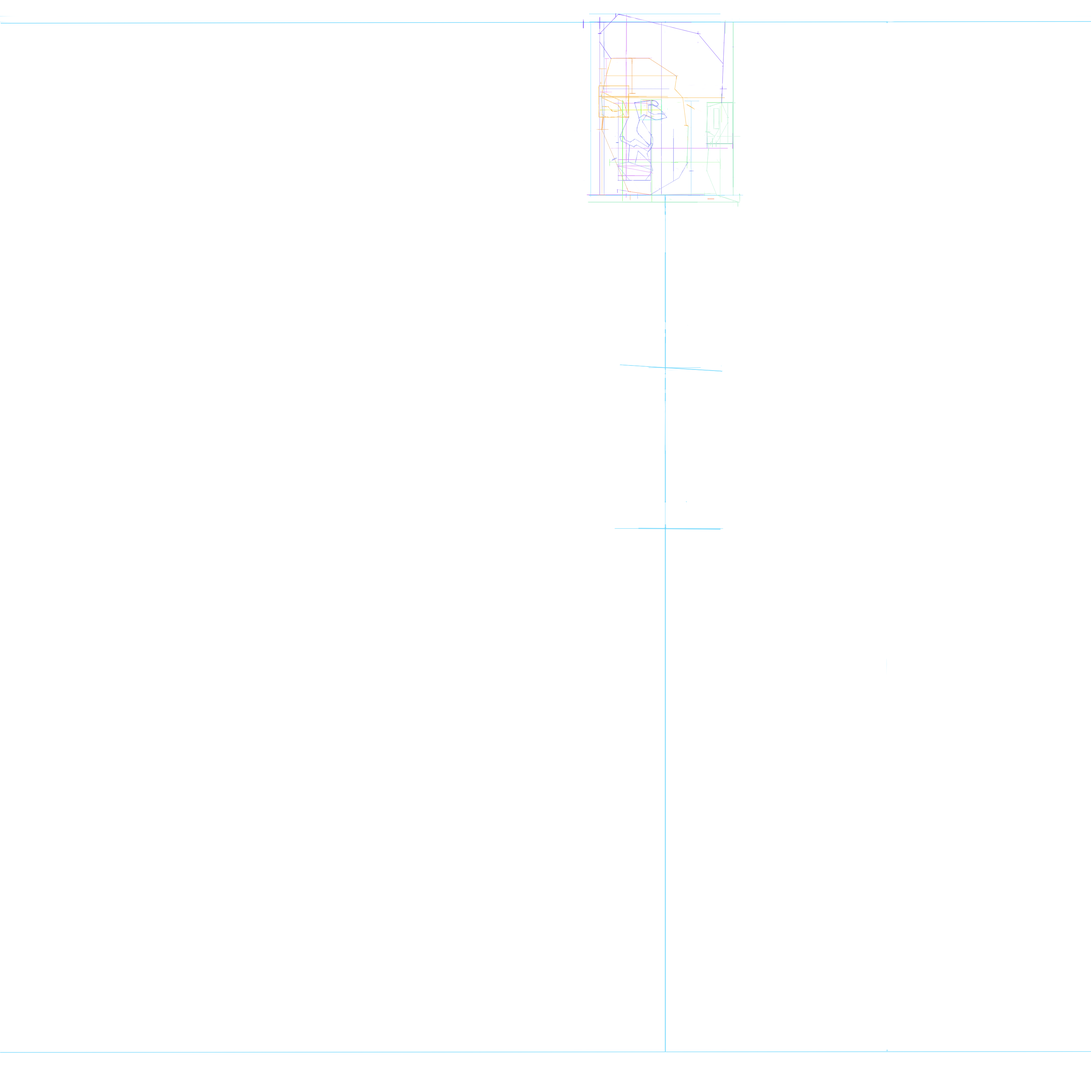
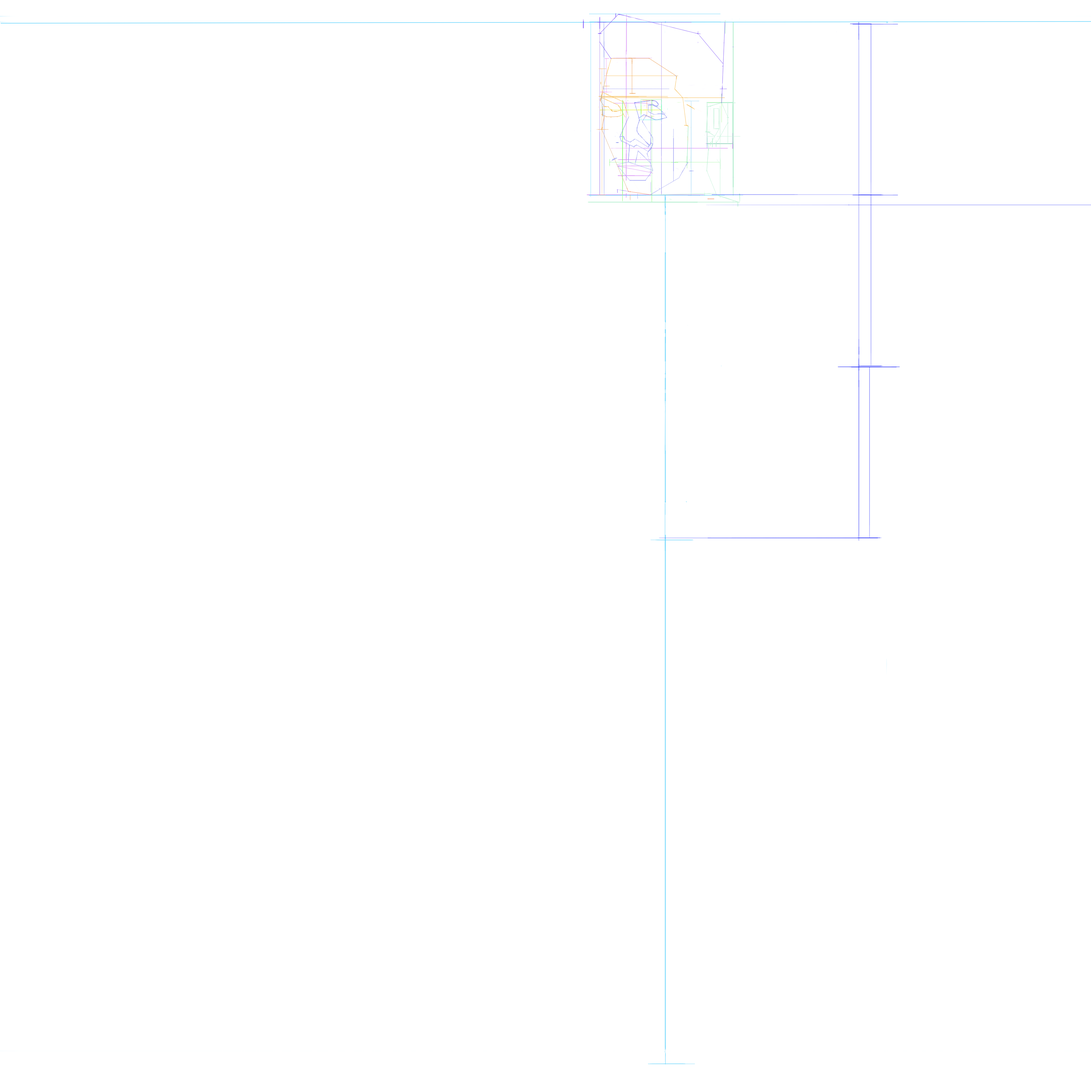
The second 1091×1091 image is a revision of the first. Changes to its layers:
added layer "Layer 119" above "Mặt" over (658, 21, 1091, 542)
added group "Mặt" with 68 layers above "Trục TQ" over (543, 29, 749, 367)
moved "Layer 113" into group "Mặt" over (598, 85, 653, 182)
moved "Layer 112" into group "Mặt" over (583, 85, 734, 196)
moved "Layer 104" into group "Mặt", painted on it over (617, 158, 652, 182)
moved "Layer 98" into group "Mặt" over (615, 116, 653, 143)
moved "Layer 101" into group "Mặt" over (627, 93, 742, 206)
moved "Layer 93" into group "Mặt" over (600, 85, 626, 119)
moved "Layer 92" into group "Mặt" over (598, 96, 652, 108)
moved "Layer 90" into group "Mặt" over (598, 98, 652, 118)
hid "Layer 89", moved it into group "Mặt" over (598, 85, 630, 121)
moved "Layer 102" into group "Mặt" over (634, 104, 736, 196)
moved "Layer 106" into group "Mặt" over (601, 85, 653, 150)
moved "Layer 70" into group "Mặt" over (601, 85, 732, 196)
moved "Layer 68" into group "Mặt", painted on it over (599, 85, 652, 131)
moved "Layer 59" into group "Mặt" over (621, 140, 652, 182)
hid "w - mồm", moved it into group "Mặt" over (543, 99, 653, 182)
moved "Layer 51" into group "Mặt" over (601, 128, 652, 182)
moved "w - cằm" into group "Mặt" over (622, 99, 653, 182)
moved "mồm" into group "Mặt" over (618, 159, 652, 177)
moved "Layer 12" into group "Mặt", painted on it over (619, 364, 723, 373)
moved "Layer 7" into group "Mặt" over (598, 29, 741, 196)
moved "Layer 24" into group "Mặt" over (598, 85, 653, 182)
renamed "Layer 1" to "Trục TQ", painted on it over (0, 21, 1091, 1065)
…and 15 more changes (15 stack)
